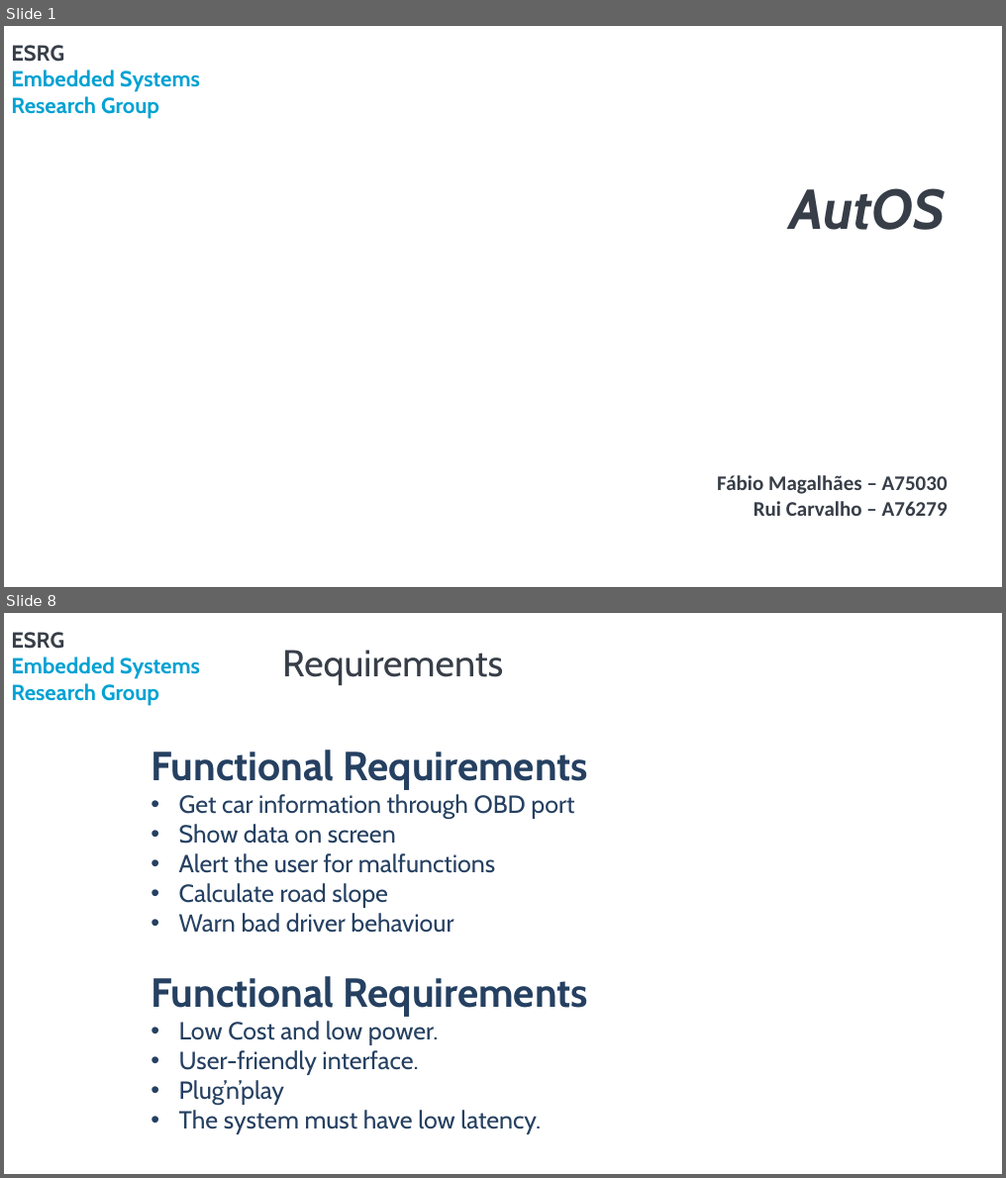
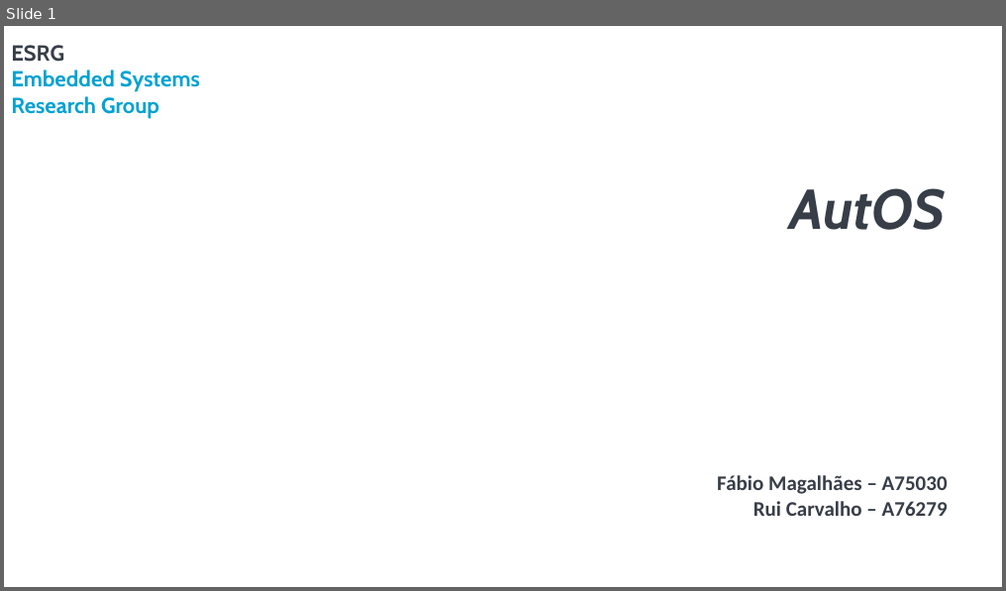
Before and after one commit to rpcarvalho/PSE, a slide deck: Reports/AnalysisApresentation_A75030_FabioMagalhaes_A76279_RuiCarvalho.pptx. Shown one above the other, each under a label of ours: slides 1 and 8 before the commit, slide 1 after it; the slides between them are not shown. The pictures are 1006x1178 and 1006x591 pixels, drawn with LibreOffice and Linux fonts; fonts in the diff are those of the drawing; background and template pictures are left out. Boxes give left, top, right and bottom in pixels: in the first picture for what was removed or moved away, otherwise in the second. Text is boxed around its words. In the diff, an @@ line names an element or a change of style, - is before the commit and + after.

```diff
--- a/Reports/AnalysisApresentation_A75030_FabioMagalhaes_A76279_RuiCarvalho.pptx
+++ b/Reports/AnalysisApresentation_A75030_FabioMagalhaes_A76279_RuiCarvalho.pptx
@@ slide 8 removed at box(4, 613, 1002, 1174), background #FFFFFF; not listed: 2 template elements that a slide beside it also shows @@
@@ title removed at box(282, 650, 503, 685) @@
-Requirements
@@ text removed at box(151, 750, 588, 1135) @@
-Functional Requirements
-• Get car information through OBD port
-• Show data on screen
-• Alert the user for malfunctions
-• Calculate road slope
-• Warn bad driver behaviour
-Functional Requirements
-• Low Cost and low power.
-• User-friendly interface.
-• Plug’n’play
-• The system must have low latency.
```
Also in this commit, not shown: 6 slides changed, 24 slides added, 10 other slides removed, 1 other file.
